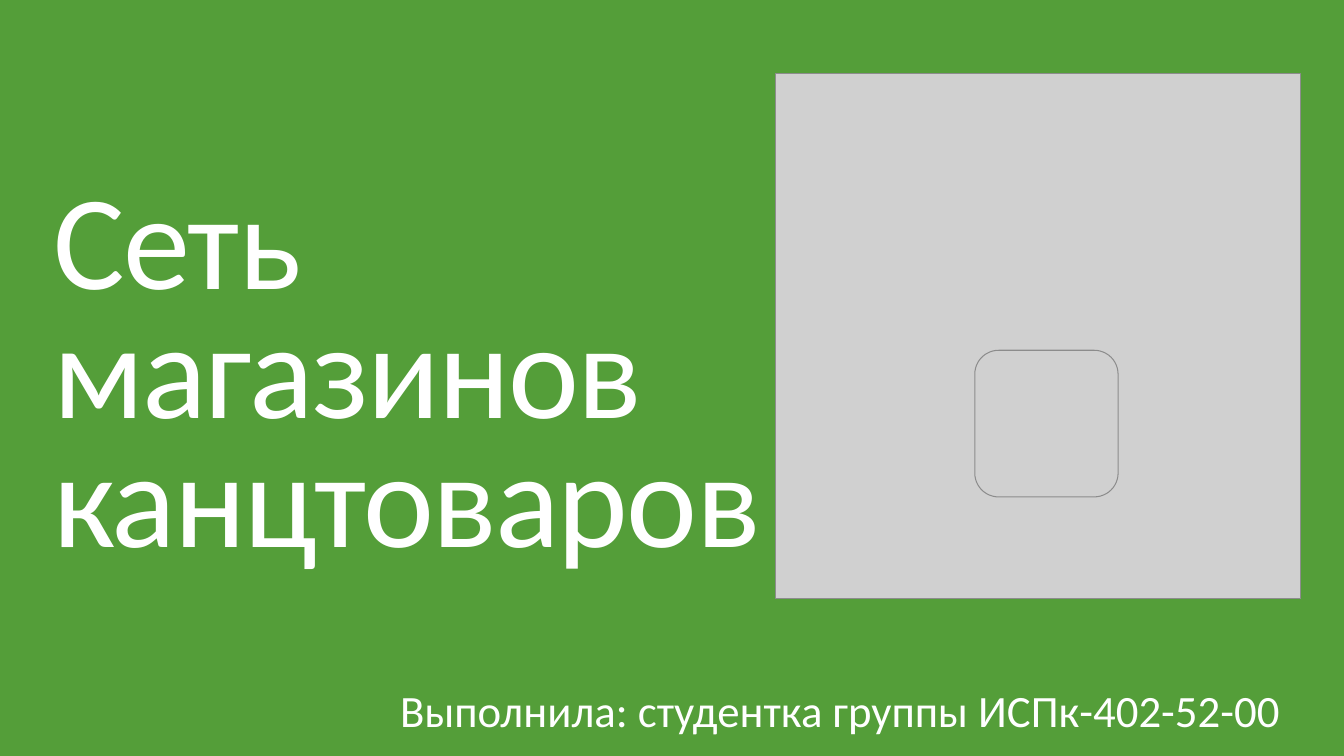
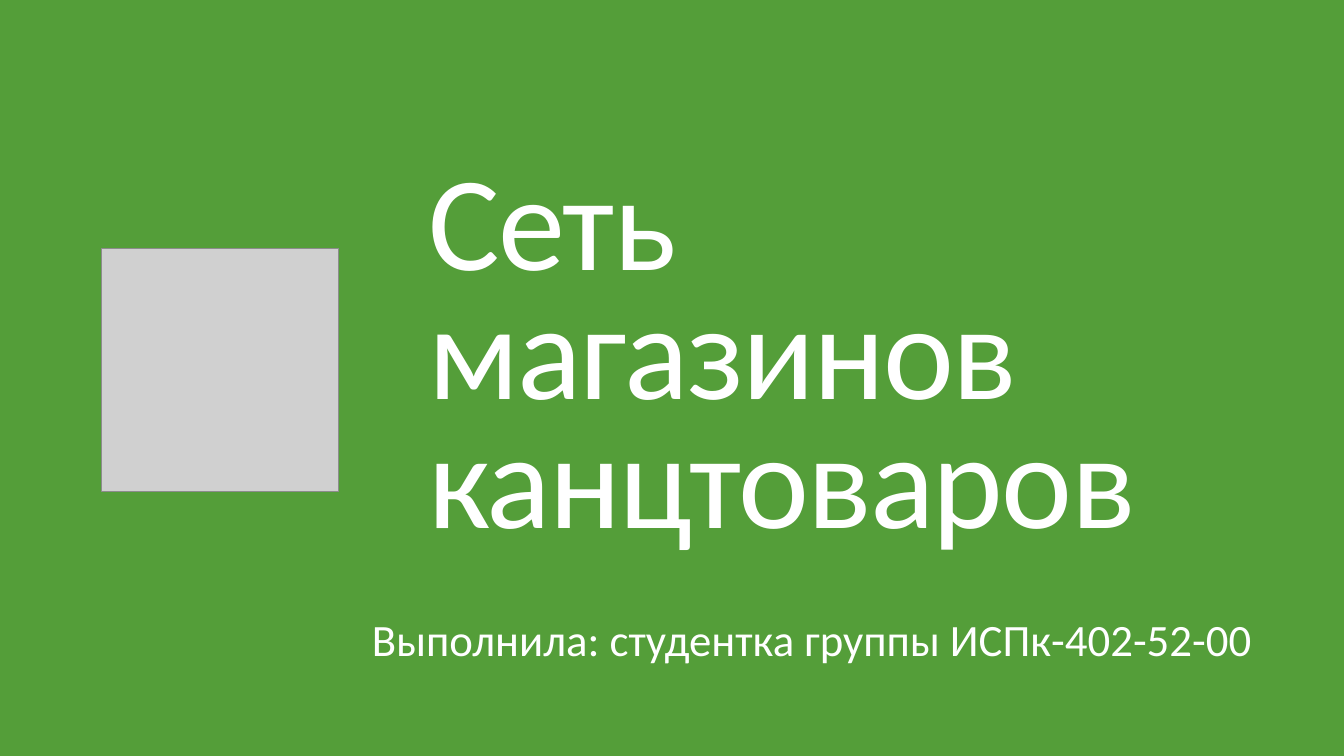
Before and after one commit to studSonya/ychebnaya_practica, a slide deck: slide 1 of Учебная практика/Сеть магазинов канцтоваров.pptx. Drawn at 1344x756 pixels with LibreOffice and Linux fonts; fonts in the diff are those of the drawing; grey boxes stand for pictures. Boxes give left, top, right and bottom in pixels: in the first picture for what was removed or moved away, otherwise in the second. Text is boxed around its words. In the diff, an @@ line names an element or a change of style, - is before the commit and + after.

```diff
--- a/Учебная практика/Сеть магазинов канцтоваров.pptx
+++ b/Учебная практика/Сеть магазинов канцтоваров.pptx
@@ picture removed at (x1=776, y1=74, x2=1302, y2=599) @@
@@ title "Сеть магазинов канцтоваров" moved from (x1=53, y1=202, x2=760, y2=569) to (x1=428, y1=183, x2=1135, y2=550) @@
@@ picture resized from (x1=975, y1=351, x2=1118, y2=497) to (x1=102, y1=248, x2=339, y2=491) @@
@@ subtitle "Выполнила: студентка группы ИСПк-402-52-00" moved from (x1=400, y1=698, x2=1279, y2=735) to (x1=372, y1=627, x2=1251, y2=664) @@
```
Also in this commit, not shown: 2 other slides changed.
